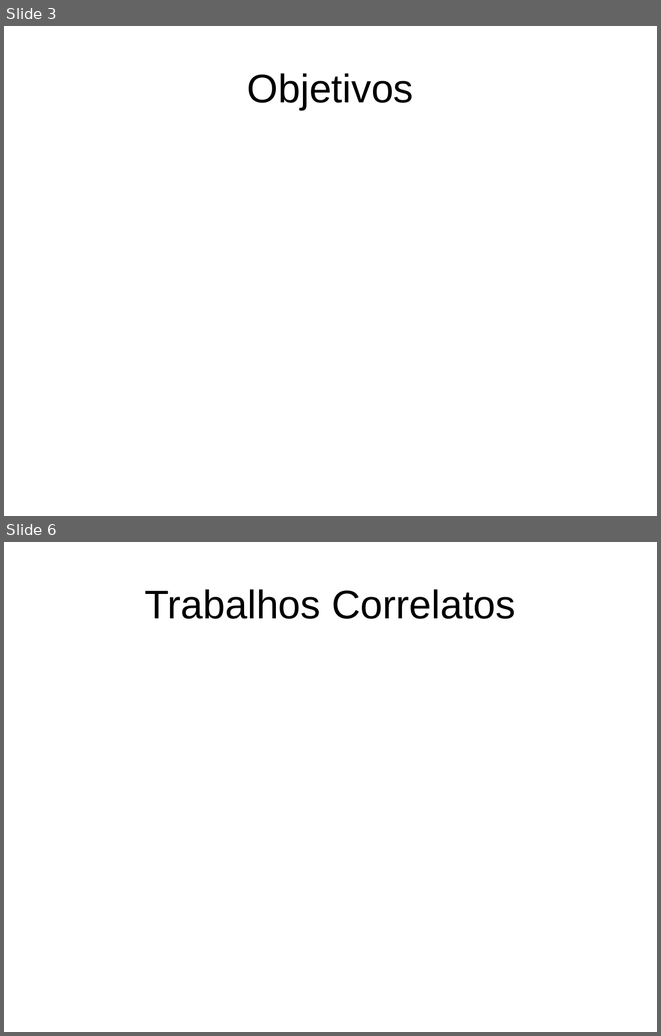
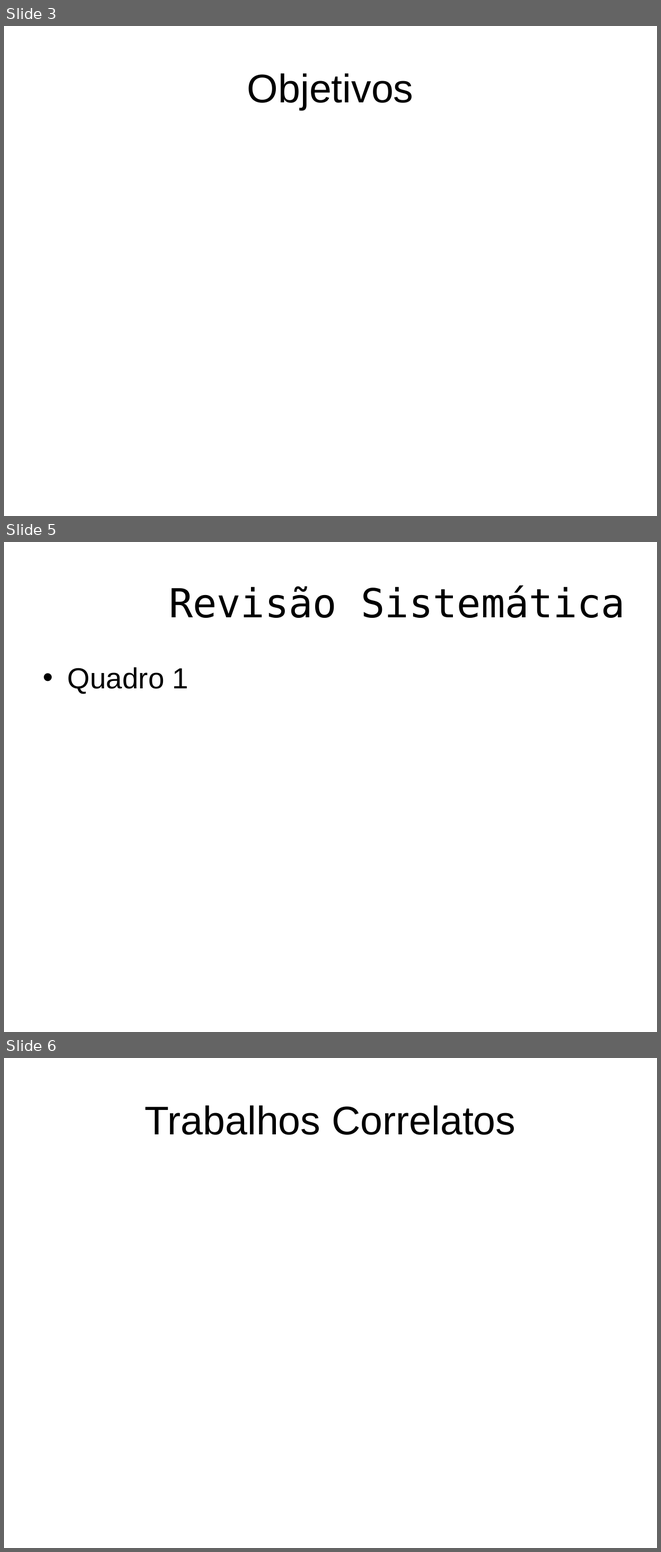
Before and after one commit to dalton-reis/disciplina_TCC1_2024_2, a slide deck: _BCC/Exemplos/2_BancaDefesa_Slides/_ModeloSlidesPreProjeto.ppt. Shown one above the other, each under a label of ours: slides 3 and 6 before the commit, slides 3, 5 and 6 after it; the slides between them are not shown. The pictures are 661x1036 and 661x1552 pixels, drawn with LibreOffice and Linux fonts; fonts in the diff are those of the drawing; background and template pictures are left out. Boxes give left, top, right and bottom in pixels: in the first picture for what was removed or moved away, otherwise in the second. Text is boxed around its words. In the diff, an @@ line names an element or a change of style, - is before the commit and + after.

```diff
--- a/_BCC/Exemplos/2_BancaDefesa_Slides/_ModeloSlidesPreProjeto.ppt
+++ b/_BCC/Exemplos/2_BancaDefesa_Slides/_ModeloSlidesPreProjeto.ppt
@@ slide 5 added at [4,542,657,1032], background picture (left out) @@
@@ title added at [169,585,625,618], 44 pt, text #000000 @@
+Revisão Sistemática
@@ text added at [68,667,188,694], 32 pt, text #000000 @@
+• Quadro 1
```
Also in this commit, not shown: 3 other slides added, 3 slides removed, 2 other files.
